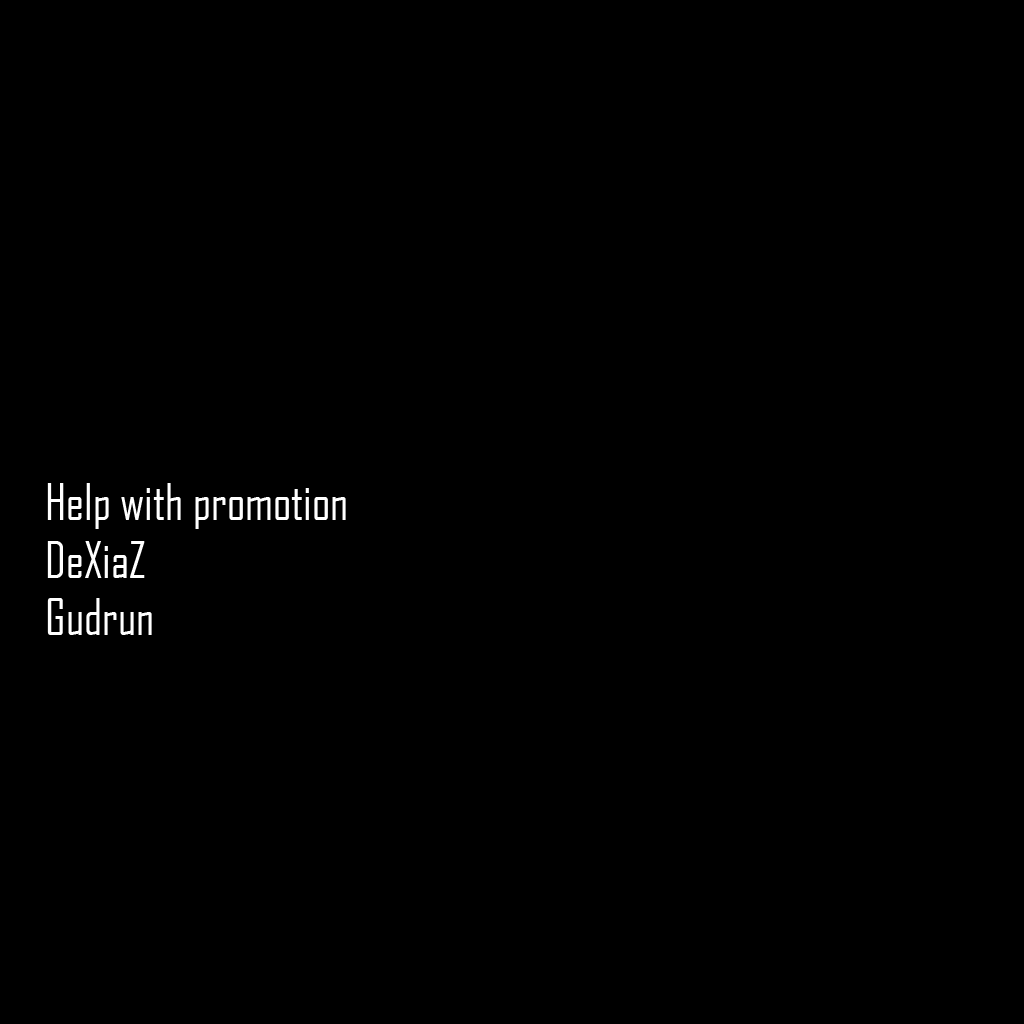
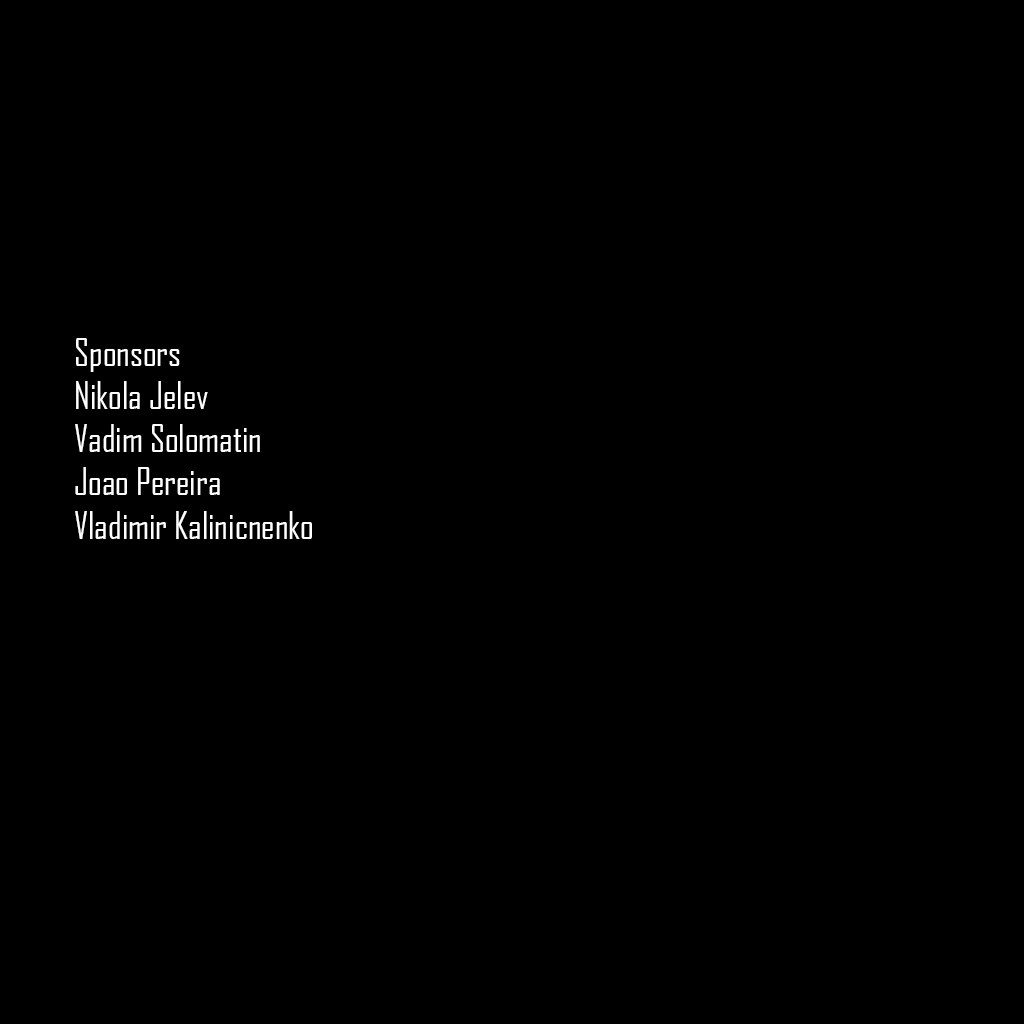
Layered file, before and after one edit (1024x1024). Changes by layer:
removed layer "Help with promotion DeXiaZ Gudrun" over [47, 483, 346, 635]
added layer "Sponsors Nikola Jelev Vadim Solomatin Joao Pereira Vladimir Kal" above "Фон" over [75, 338, 312, 539]
